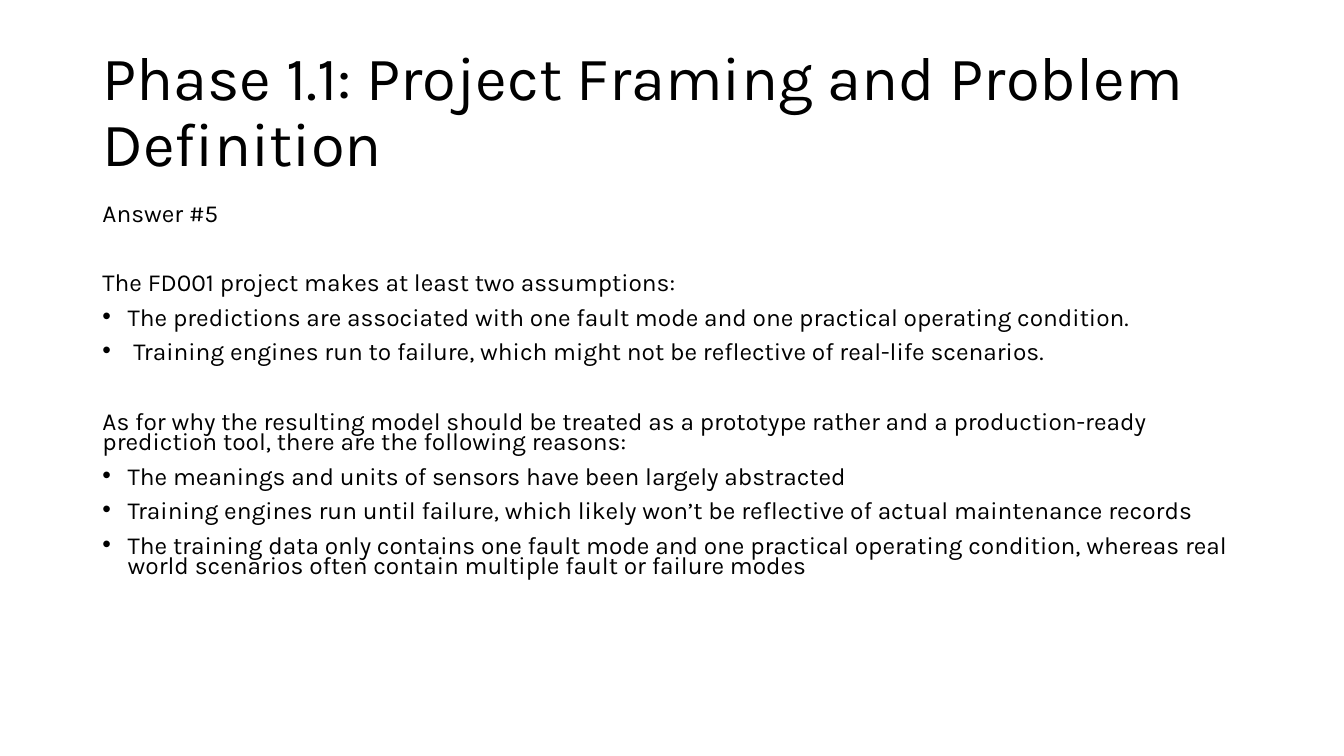
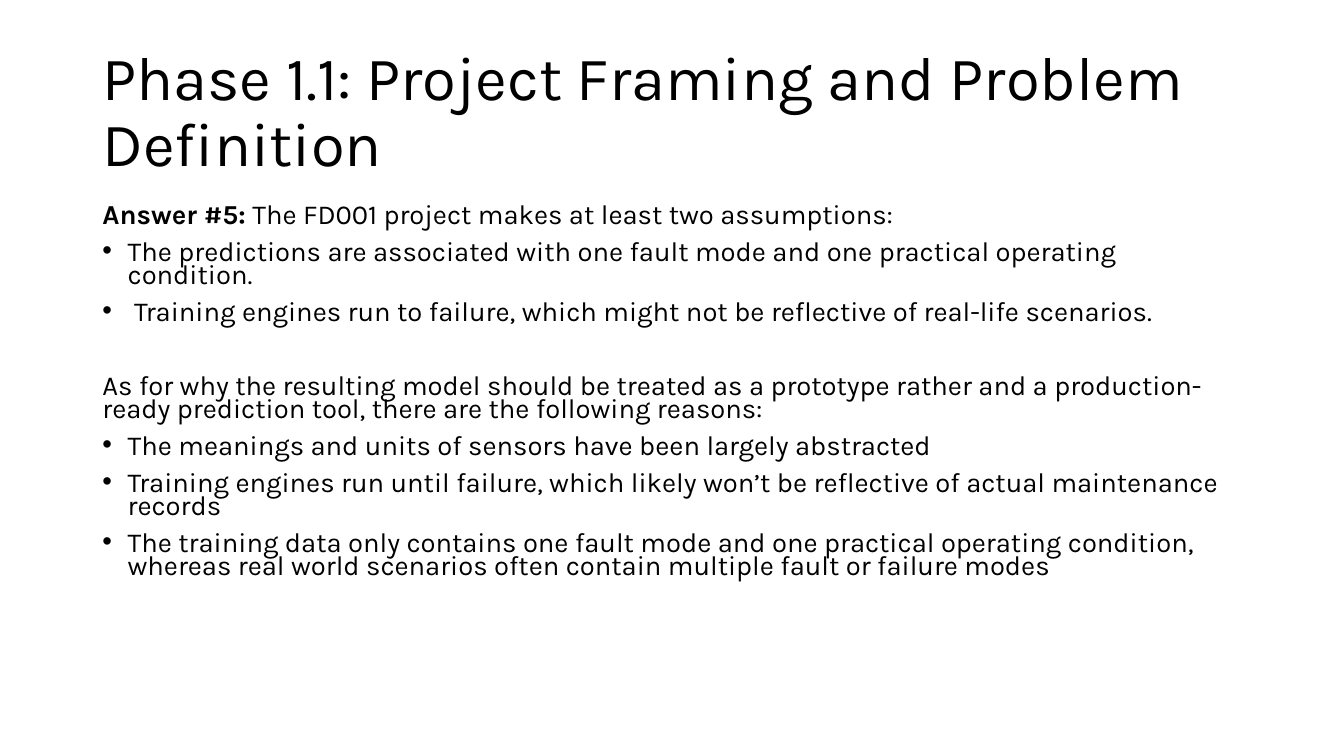
Before and after one commit to stuart-spackman/ml-predictive-maintenance-mlops, a slide deck: slide 24 of documents/active_recall.pptx (slide 25 before the commit). Drawn at 1344x756 pixels with LibreOffice and Linux fonts; fonts in the diff are those of the drawing. Boxes give left, top, right and bottom in pixels: in the first picture for what was removed or moved away, otherwise in the second. Text is boxed around its words. In the diff, an @@ line names an element or a change of style, - is before the commit and + after.

```diff
--- a/documents/active_recall.pptx
+++ b/documents/active_recall.pptx
@@ text at (102,205,893,231): text changed; size 17.5 to 19.6 pt @@
-Answer #5
-The FD001 project makes at least two assumptions:
+Answer #5: The FD001 project makes at least two assumptions:
@@ text at (102,242,1218,582): size 17.5 to 19.6 pt @@
```
Also in this commit, not shown: 36 other slides changed, 37 slides added, 3 slides removed, 14 other files.
